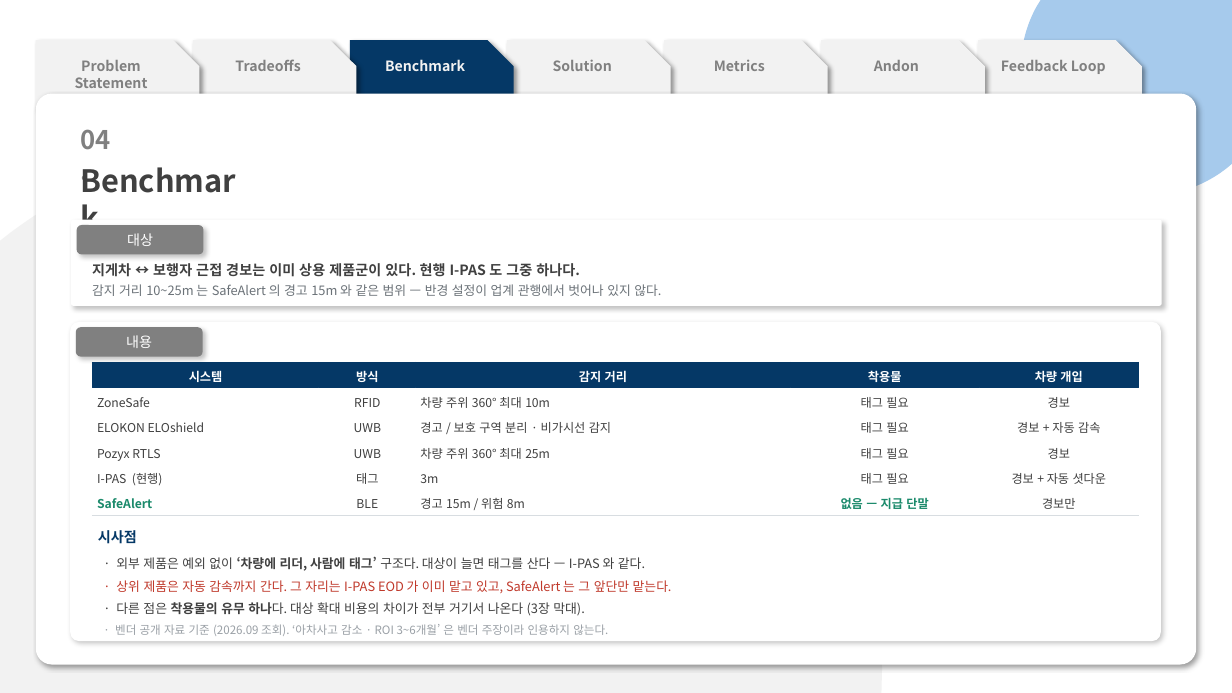
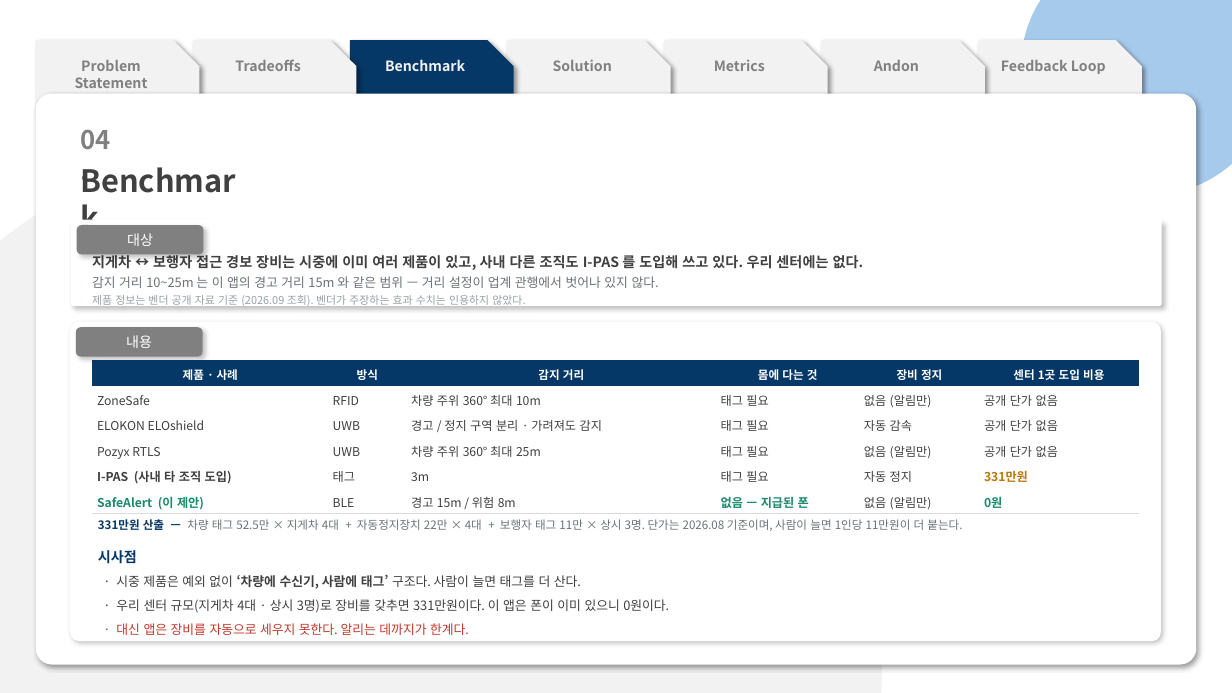
Before and after one commit to pslymzero-cyber/SafeAlert, a slide deck: slide 8 of docs/presentation/contest/SafeAlert_CouSolve_Contest.pptx. Drawn at 1232x693 pixels with LibreOffice and Linux fonts; fonts in the diff are those of the drawing. Boxes give left, top, right and bottom in pixels: in the first picture for what was removed or moved away, otherwise in the second. Text is boxed around its words. In the diff, an @@ line names an element or a change of style, - is before the commit and + after.

```diff
--- a/docs/presentation/contest/SafeAlert_CouSolve_Contest.pptx
+++ b/docs/presentation/contest/SafeAlert_CouSolve_Contest.pptx
@@ text in rounded rectangle at (x1=92, y1=253, x2=864, y2=308): text changed; size 10 to 11 pt; text colour #6B7278 to #404040 @@
-지게차 ↔ 보행자 근접 경보는 이미 상용 제품군이 있다. 현행 I-PAS 도 그중 하나다.
-감지 거리 10~25m 는 SafeAlert 의 경고 15m 와 같은 범위 — 반경 설정이 업계 관행에서 벗어나 있지 않다.
+지게차 ↔ 보행자 접근 경보 장비는 시중에 이미 여러 제품이 있고, 사내 다른 조직도 I-PAS 를 도입해 쓰고 있다. 우리 센터에는 없다.
+감지 거리 10~25m 는 이 앱의 경고 거리 15m 와 같은 범위 — 거리 설정이 업계 관행에서 벗어나 있지 않다.
+제품 정보는 벤더 공개 자료 기준 (2026.09 조회). 벤더가 주장하는 효과 수치는 인용하지 않았다.
@@ table at (x1=92, y1=360, x2=1139, y2=514) @@
-column 1: 시스템 | ZoneSafe | ELOKON ELOshield | Pozyx RTLS | I-PAS (현행) | SafeAlert
+column 1: 제품 · 사례 | ZoneSafe | ELOKON ELOshield | Pozyx RTLS | I-PAS (사내 타 조직 도입) | SafeAlert (이 제안)
-column 3: 감지 거리 | 차량 주위 360° 최대 10m | 경고 / 보호 구역 분리 · 비가시선 감지 | 차량 주위 360° 최대 25m | 3m | 경고 15m / 위험 8m
-column 4: 착용물 | 태그 필요 | 태그 필요 | 태그 필요 | 태그 필요 | 없음 — 지급 단말
-column 5: 차량 개입 | 경보 | 경보 + 자동 감속 | 경보 | 경보 + 자동 셧다운 | 경보만
+column 3: 감지 거리 | 차량 주위 360° 최대 10m | 경고 / 정지 구역 분리 · 가려져도 감지 | 차량 주위 360° 최대 25m | 3m | 경고 15m / 위험 8m
+column 4: 몸에 다는 것 | 태그 필요 | 태그 필요 | 태그 필요 | 태그 필요 | 없음 — 지급된 폰
+column 5: 장비 정지 | 없음 (알림만) | 자동 감속 | 없음 (알림만) | 자동 정지 | 없음 (알림만)
+column 6: 센터 1곳 도입 비용 | 공개 단가 없음 | 공개 단가 없음 | 공개 단가 없음 | 331만원 | 0원
@@ text added at (x1=98, y1=519, x2=962, y2=531), 9 pt, text #6B7278 @@
+331만원 산출 — 차량 태그 52.5만 × 지게차 4대 + 자동정지장치 22만 × 4대 + 보행자 태그 11만 × 상시 3명. 단가는 2026.08 기준이며, 사람이 늘면 1인당 11만원이 더 붙는다.
@@ text "시사점" moved from (x1=98, y1=530, x2=137, y2=544) to (x1=98, y1=550, x2=137, y2=564) @@
@@ text at (x1=116, y1=574, x2=581, y2=589): text changed @@
-· 외부 제품은 예외 없이 ‘차량에 리더, 사람에 태그’ 구조다. 대상이 늘면 태그를 산다 — I-PAS 와 같다.
+· 시중 제품은 예외 없이 ‘차량에 수신기, 사람에 태그’ 구조다. 사람이 늘면 태그를 더 산다.
@@ text at (x1=116, y1=599, x2=669, y2=613): text changed @@
-· 다른 점은 착용물의 유무 하나다. 대상 확대 비용의 차이가 전부 거기서 나온다 (3장 막대).
+· 우리 센터 규모(지게차 4대 · 상시 3명)로 장비를 갖추면 331만원이다. 이 앱은 폰이 이미 있으니 0원이다.
@@ text removed at (x1=116, y1=580, x2=672, y2=593) @@
-· 상위 제품은 자동 감속까지 간다. 그 자리는 I-PAS EOD 가 이미 맡고 있고, SafeAlert 는 그 앞단만 맡는다.
@@ text at (x1=116, y1=623, x2=469, y2=635): text changed; size 9 to 10 pt; text colour #9AA0A6 to #C0392B @@
-· 벤더 공개 자료 기준 (2026.09 조회). ‘아차사고 감소 · ROI 3~6개월’ 은 벤더 주장이라 인용하지 않는다.
+· 대신 앱은 장비를 자동으로 세우지 못한다. 알리는 데까지가 한계다.
```
Also in this commit, not shown: 13 other slides changed, 2 other files.
